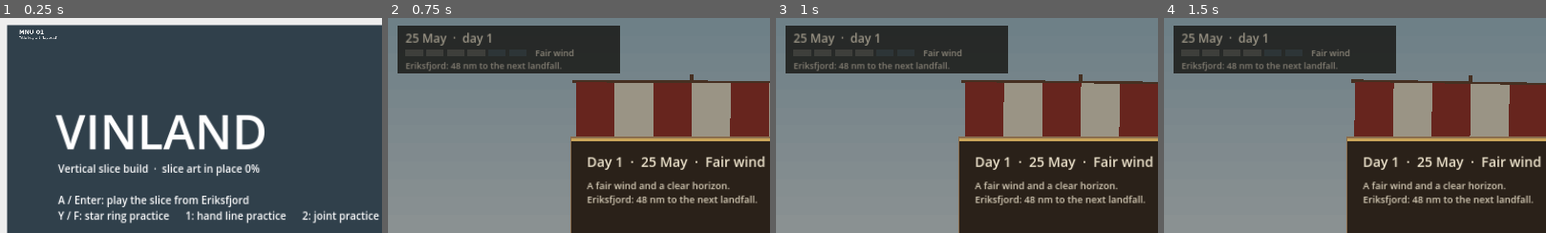
Above: before the commit, frames 1-4 (left to right).
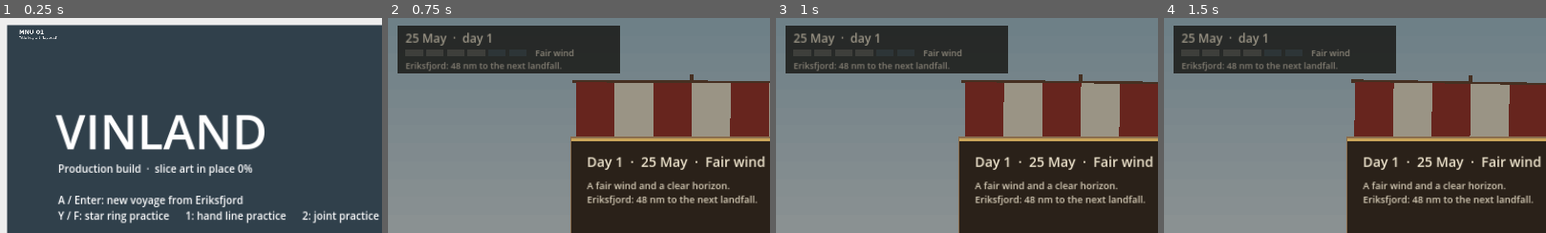
Above: after the commit, the same moments.

Repository: nickdoneysr/Vinland
Game: Godot game, scene res://scenes/boot.tscn
Same seed, same stepped clock (60 frames per second), same inputs: the game is played once before the commit and once after it.
Inputs (mouse positions are % of the whole screen's width and height, from its top left):
- Up to frame 1 (0.25 s): no input
- Up to frame 2 (0.75 s): tap Enter (commit) at 0.5 s; move the mouse to (72, 45) at 0.52 s; hold D (ls_right) from 0.53 s (still down); hold Enter (commit) from 0.53 s (still down); click (72, 45) at 0.67 s
- Up to frame 3 (1 s): keep holding D (ls_right); keep holding Enter (commit); tap Shift (lt) at 0.8 s
- Up to frame 4 (1.5 s): move the mouse to (30, 55) at 1.27 s; release D (ls_right) at 1.28 s; release Enter (commit) at 1.28 s; hold S (ls_down) from 1.28 s (still down); tap Shift (lt) at 1.35 s
The pictures show only the part of the screen within x 0-50%, y 0-50%; the shares and areas given below are measured in that part.

The runs differ from the first frame. In frame 1, 2.4% of the frame differs, in the area x 15-68%, y 67-88%; in frame 2, nothing differs; in frame 3, nothing differs; in frame 4, nothing differs.

Commit message:
Save and continue (F50): rolling autosaves written safely, exact-replay loads, Continue on the title
Co-Authored-By: Claude Opus 5.5 <noreply@anthropic.com>
Claude-Session: https://claude.ai/code/session_018inbrQHz2eFfbj9ny1keZA

Diff:
--- a/scripts/autoload/game.gd
+++ b/scripts/autoload/game.gd
@@ -57,3 +57,75 @@
 
 func hold_capacity() -> float:
 	return Knobs.num("knarr_cargo_units", 24)
+
+# ------------------------------------------------------------------ saving (F50)
+## Autosaves rotate through three slots. Each write goes to a temp file first and is renamed into place,
+## so a crash mid-write never leaves a broken save (Risk R15).
+const SAVE_DIR := "user://save"
+const SLOTS := 3
+var loaded_stage := ""        # "voyage" or "camp" when a scene should resume from a loaded save
+
+func save_game(stage: String) -> bool:
+	DirAccess.make_dir_recursive_absolute(SAVE_DIR)
+	var data := {"version": 1, "stage": stage, "settings": settings, "saved_utc": Time.get_datetime_string_from_system(true)}
+	if voyage != null:
+		data.voyage = voyage.to_dict()
+	if camp != null and stage == "camp":
+		data.camp = camp.to_dict()
+	data.where = _where(stage)
+	var tmp := SAVE_DIR + "/autosave.tmp"
+	var f := FileAccess.open(tmp, FileAccess.WRITE)
+	if f == null:
+		return false
+	f.store_string(JSON.stringify(data))
+	f.close()
+	var dir := DirAccess.open(SAVE_DIR)
+	for i in range(SLOTS - 1, 0, -1):
+		var older := "autosave_%d.json" % i
+		var newer := "autosave_%d.json" % (i - 1)
+		if dir.file_exists(newer):
+			if dir.file_exists(older):
+				dir.remove(older)
+			dir.rename(newer, older)
+	return dir.rename("autosave.tmp", "autosave_0.json") == OK
+
+func _where(stage: String) -> String:
+	if stage == "camp" and camp != null:
+		return "%s, year %d, at the Strait" % [camp.date_text(), camp.year]
+	if voyage != null:
+		return "%s, %s" % [voyage.date_text(), voyage.leg().name]
+	return ""
+
+## The newest save that reads cleanly, or {} when there is none.
+func latest_save() -> Dictionary:
+	for i in SLOTS:
+		var p := SAVE_DIR + "/autosave_%d.json" % i
+		if not FileAccess.file_exists(p):
+			continue
+		var d = JSON.parse_string(FileAccess.get_file_as_string(p))
+		if d is Dictionary and d.has("stage"):
+			return d
+	return {}
+
+## Rebuild the run from a save. Returns the scene to open.
+func load_game(d: Dictionary) -> String:
+	var legs_data: Dictionary = JSON.parse_string(FileAccess.open("res://data/legs.json", FileAccess.READ).get_as_text())
+	if d.has("settings"):
+		for key in d.settings:
+			settings[key] = d.settings[key]
+	voyage = null
+	camp = null
+	if d.has("voyage"):
+		voyage = Voyage.new()
+		voyage.from_dict(Knobs._v, legs_data, d.voyage)
+	if d.has("camp"):
+		camp = Camp.new()
+		camp.from_dict(Knobs._v, d.camp)
+	loaded_stage = str(d.stage)
+	return "res://scenes/camp.tscn" if loaded_stage == "camp" else "res://scenes/voyage.tscn"
+
+func clear_saves() -> void:
+	for i in SLOTS:
+		var p := SAVE_DIR + "/autosave_%d.json" % i
+		if FileAccess.file_exists(p):
+			DirAccess.remove_absolute(p)
--- a/scripts/boot.gd
+++ b/scripts/boot.gd
@@ -24,9 +24,13 @@
 	if "--smoke" in OS.get_cmdline_user_args():
 		_smoke()
 
+var save: Dictionary = {}
+
 func _refresh() -> void:
-	info.text = ("Vertical slice build  ·  slice art in place %d%%\n\n" % int(Art.coverage("Vertical slice") * 100)) + \
-		"A / Enter: play the slice from Eriksfjord\n" + \
+	save = Game.latest_save()
+	var cont := ("Start / Tab: continue  (%s)\n" % save.get("where", "saved game")) if not save.is_empty() else ""
+	info.text = ("Production build  ·  slice art in place %d%%\n\n" % int(Art.coverage("Vertical slice") * 100)) + cont + \
+		"A / Enter: new voyage from Eriksfjord\n" + \
 		"Y / F: star ring practice      1: hand line practice      2: joint practice\n\n" + \
 		"Difficulty:  ‹ %s ›   (D-pad or Z / C to change)\n" % Game.DIFFICULTY_NAMES[Game.settings.difficulty] + \
 		{"forgiving": "Wide windows, steadier hands, clear prompts. Start here.",
@@ -46,7 +50,13 @@
 	if e.is_action_pressed("ui_left_pad"):
 		_cycle(-1)
 		return
+	if e.is_action_pressed("menu") and not save.is_empty():
+		get_tree().change_scene_to_file(Game.load_game(save))
+		return
 	if e.is_action_pressed("commit"):
+		Game.voyage = null
+		Game.camp = null
+		Game.loaded_stage = ""
 		get_tree().change_scene_to_file("res://scenes/voyage.tscn")
 	elif e.is_action_pressed("alt"):
 		get_tree().change_scene_to_file("res://scenes/star_ring.tscn")
--- a/scripts/camp/camp_scene.gd
+++ b/scripts/camp/camp_scene.gd
@@ -17,10 +17,16 @@
 var _font: Font
 var _stick_ready := true
 var _logged := false
+var autosave_off := false        # tests turn this off
 
 func _ready() -> void:
 	_font = ThemeDB.fallback_font
 	voyage = Game.voyage
+	if Game.loaded_stage == "camp" and Game.camp != null:
+		camp = Game.camp
+		Game.loaded_stage = ""
+		_card("Continuing at the Strait", "%s, year %d, %s.\n%s" % [camp.date_text(), camp.year, camp.season(), _stores_line()])
+		return
 	if voyage != null:
 		camp.from_voyage(voyage)
 	else:
@@ -73,6 +79,7 @@
 	var body := "\n".join(tally.lines) if tally.lines.size() > 0 else "A quiet day."
 	body += "\n" + _stores_line()
 	_card(head, body)
+	_autosave()
 	_check_end()
 
 func _work_week() -> void:
@@ -90,7 +97,17 @@
 		lines = lines.slice(lines.size() - 9)
 	lines.append(_stores_line() + " Building: %s." % camp.building_target())
 	_card("A week of work, %s to %s" % [start, camp.date_text()], "\n".join(lines))
+	_autosave()
 	_check_end()
+
+## Day-level autosave in camp (Release: Save). A finished or lost camp clears its saves.
+func _autosave() -> void:
+	if autosave_off:
+		return
+	if camp.state == "camp":
+		Game.save_game("camp")
+	else:
+		Game.clear_saves()
 
 func _stores_line() -> String:
 	var s := "Stores: %.0f days of food" % camp.food_days()
--- a/scripts/sim/camp.gd
+++ b/scripts/sim/camp.gd
@@ -456,7 +456,7 @@
 	"end_reason", "history"]
 
 func to_dict() -> Dictionary:
-	var d := {"sick": Array(sick), "rng_seed": rng.seed, "rng_state": rng.state}
+	var d := {"sick": Array(sick), "rng_seed": str(rng.seed), "rng_state": str(rng.state)}
 	for f in SAVE_FIELDS:
 		d[f] = get(f)
 	return d
@@ -472,8 +472,8 @@
 	sick.clear()
 	for s in d.get("sick", []):
 		sick.append(int(s))
-	rng.seed = int(d.get("rng_seed", 1))
-	rng.state = int(d.get("rng_state", 0))
+	rng.seed = str(d.get("rng_seed", "1")).to_int()     # stored as text: JSON numbers cannot hold 64 bits
+	rng.state = str(d.get("rng_state", "0")).to_int()
 
 func _log(tally: Dictionary) -> void:
 	log_rows.append([day, year, date_text(), season(), rain, assign.build, assign.fish, assign.forage, assign.dry, assign.timber, assign.hay, assign.tend,
--- a/scripts/sim/voyage.gd
+++ b/scripts/sim/voyage.gd
@@ -394,3 +394,35 @@
 	f.store_line(LOG_HEADER)
 	for r in log_rows:
 		f.store_line(",".join(r.map(func(x): return str(x))))
+
+# ------------------------------------------------------------------ save (F50)
+const SAVE_FIELDS := ["day", "day_of_year", "watch", "leg_i", "leg_left", "sailed_nm", "drift_nm_total", "state", "loss_reason",
+	"people", "dead", "cattle", "sheep", "fodderless_days", "food", "fresh_fish", "drink", "fodder", "trade", "hooks", "timber",
+	"ration", "animal_ration", "pace", "morale", "hull", "sail_torn", "sail_strain", "weather", "deck", "fix_today", "fished_today",
+	"day_nm", "starving_days", "animals_lost", "fixes"]
+
+func to_dict() -> Dictionary:
+	var d := {"sick": Array(sick), "rng_seed": str(rng.seed), "rng_state": str(rng.state)}
+	for f in SAVE_FIELDS:
+		d[f] = get(f)
+	return d
+
+func from_dict(knobs: Dictionary, legs_data: Dictionary, d: Dictionary) -> void:
+	k = knobs
+	legs = legs_data.legs
+	wx = legs_data.weather
+	for f in SAVE_FIELDS:
+		if d.has(f):
+			var v = d[f]
+			if typeof(get(f)) == TYPE_INT and typeof(v) == TYPE_FLOAT:
+				v = int(v)
+			set(f, v)
+	var fx: Array = []
+	for x in fixes:
+		fx.append(int(x))
+	fixes = fx
+	sick.clear()
+	for s in d.get("sick", []):
+		sick.append(int(s))
+	rng.seed = str(d.get("rng_seed", "1")).to_int()     # stored as text: JSON numbers cannot hold 64 bits
+	rng.state = str(d.get("rng_state", "0")).to_int()
--- a/scripts/voyage/voyage_scene.gd
+++ b/scripts/voyage/voyage_scene.gd
@@ -26,6 +26,7 @@
 var _font: Font
 var _stick_ready := true
 var _logged := false
+var autosave_off := false        # tests turn this off
 
 func _ready() -> void:
 	_font = ThemeDB.fallback_font
@@ -34,8 +35,14 @@
 	for a in OS.get_cmdline_user_args():
 		if a.begins_with("--seed="):
 			seed = int(a.trim_prefix("--seed="))
+	if Game.loaded_stage == "voyage" and Game.voyage != null:
+		v = Game.voyage
+		Game.loaded_stage = ""
+		_card("Continuing the voyage", "%s, day %d. %s\n%s" % [v.date_text(), v.day + 1, v.weather_info().name, _leg_line()])
+		return
 	v.setup(Knobs._v, legs_data, seed)
 	Game.voyage = v
+	Game.camp = null
 	_card("Eriksfjord, %s" % v.date_text(),
 		"The knarr is loaded to the gunwales: %d people, %d cattle, %d sheep, %d food, %d drink, %d fodder, %d trade goods.\nThe hold is %.1f of %d units. Leave after the ice; be ashore before October." % [
 		v.people, v.cattle, v.sheep, int(v.food), int(v.drink), int(v.fodder), v.trade, v.hold_load(), int(v.hold_capacity())], "start")
@@ -116,6 +123,8 @@
 	if v.state != "sailing":
 		return
 	_handle_events(v.sail_watch())
+	if v.state == "sailing" and not autosave_off:
+		Game.save_game("voyage")    # watch-level autosave at sea (Release: Save)
 	if mode != "card" and mode != "end":
 		mode = "sail"
 
--- /dev/null
+++ b/tests/save_runner.gd
@@ -0,0 +1,10 @@
+extends Node
+var fails := 0
+func check(name: String, ok: bool, info := "") -> void:
+	print(("PASS  " if ok else "FAIL  ") + name + ("  " + info if info != "" else ""))
+	if not ok:
+		fails += 1
+func _ready() -> void:
+	load("res://tests/test_save.gd").run(self)
+	print("RESULT %s (%d failures)" % ["PASS" if fails == 0 else "FAIL", fails])
+	get_tree().quit(1 if fails else 0)
--- /dev/null
+++ b/tests/save_runner.tscn
@@ -0,0 +1,6 @@
+[gd_scene load_steps=2 format=3]
+
+[ext_resource type="Script" path="res://tests/save_runner.gd" id="1"]
+
+[node name="S" type="Node"]
+script = ExtResource("1")
--- a/tests/test_runner.gd
+++ b/tests/test_runner.gd
@@ -18,6 +18,7 @@
 	await load("res://tests/test_voyage_scene.gd").run(self)
 	load("res://tests/test_minigames.gd").run(self)
 	load("res://tests/test_camp.gd").run(self)
+	load("res://tests/test_save.gd").run(self)
 	await load("res://tests/test_voyage_scene.gd").run_slice(self)
 	await load("res://tests/test_novice.gd").run(self)
 	print("RESULT %s (%d failures)" % ["PASS" if fails == 0 else "FAIL", fails])
--- /dev/null
+++ b/tests/test_save.gd
@@ -0,0 +1,49 @@
+extends RefCounted
+## Save and continue (F50): round trips through the real files, rotation, and a voyage that replays identically.
+
+static func run(t) -> void:
+	var legs: Dictionary = JSON.parse_string(FileAccess.open("res://data/legs.json", FileAccess.READ).get_as_text())
+	Game.clear_saves()
+	var v := Voyage.new()
+	v.setup(Knobs._v, legs, 4242)
+	for d in 3:
+		v.start_day()
+		for w in 6:
+			v.sail_watch()
+	v.start_day()
+	v.sail_watch()
+	Game.voyage = v
+	Game.camp = null
+	t.check("save: writing a voyage save succeeds", Game.save_game("voyage"))
+	for i in 3:
+		Game.save_game("voyage")
+	t.check("save: three rolling slots and no temp file left",
+		FileAccess.file_exists("user://save/autosave_0.json") and FileAccess.file_exists("user://save/autosave_2.json")
+		and not FileAccess.file_exists("user://save/autosave_3.json") and not FileAccess.file_exists("user://save/autosave.tmp"))
+	var d := Game.latest_save()
+	var scene_path := Game.load_game(d)
+	var w: Voyage = Game.voyage
+	t.check("save: loading a voyage save opens the voyage", scene_path.ends_with("voyage.tscn") and w != v)
+	for i in 12:
+		v.sail_watch(); w.sail_watch()
+	t.check("save: a loaded voyage sails on exactly as the original", is_equal_approx(v.leg_left, w.leg_left) and is_equal_approx(v.food, w.food) and v.day == w.day and v.weather == w.weather and v.deck == w.deck,
+		"%.2f vs %.2f nm" % [v.leg_left, w.leg_left])
+	# a corrupt newest slot falls back to the next
+	var f := FileAccess.open("user://save/autosave_0.json", FileAccess.WRITE)
+	f.store_string("{not json")
+	f.close()
+	t.check("save: a broken newest save falls back to the one before", not Game.latest_save().is_empty())
+	# camp
+	var c := Camp.new()
+	c.setup(Knobs._v, 77)
+	c.day_of_year = 200
+	for i in 20:
+		c.work_day()
+	Game.camp = c
+	Game.save_game("camp")
+	var path2 := Game.load_game(Game.latest_save())
+	t.check("save: loading a camp save opens the camp at the same day", path2.ends_with("camp.tscn") and Game.camp.day_of_year == c.day_of_year and Game.camp.food == c.food)
+	Game.clear_saves()
+	Game.voyage = null
+	Game.camp = null
+	Game.loaded_stage = ""
--- a/tests/test_voyage_scene.gd
+++ b/tests/test_voyage_scene.gd
@@ -5,6 +5,7 @@
 	var tree: SceneTree = t.get_tree()
 	for seed in [11, 12, 13]:
 		var scene: Node = load("res://scenes/voyage.tscn").instantiate()
+		scene.autosave_off = true
 		t.add_child(scene)
 		var v: Voyage = scene.v
 		var press := InputEventAction.new()
@@ -46,6 +47,7 @@
 	var press := InputEventAction.new()
 	press.action = "commit"; press.pressed = true
 	var vs: Node = load("res://scenes/voyage.tscn").instantiate()
+	vs.autosave_off = true
 	t.add_child(vs)
 	var v: Voyage = vs.v
 	var guard := 0
@@ -66,6 +68,7 @@
 	vs.queue_free()
 	await tree.process_frame
 	var cs: Node = load("res://scenes/camp.tscn").instantiate()
+	cs.autosave_off = true
 	t.add_child(cs)
 	var camp: Camp = cs.camp
 	var played := 0
